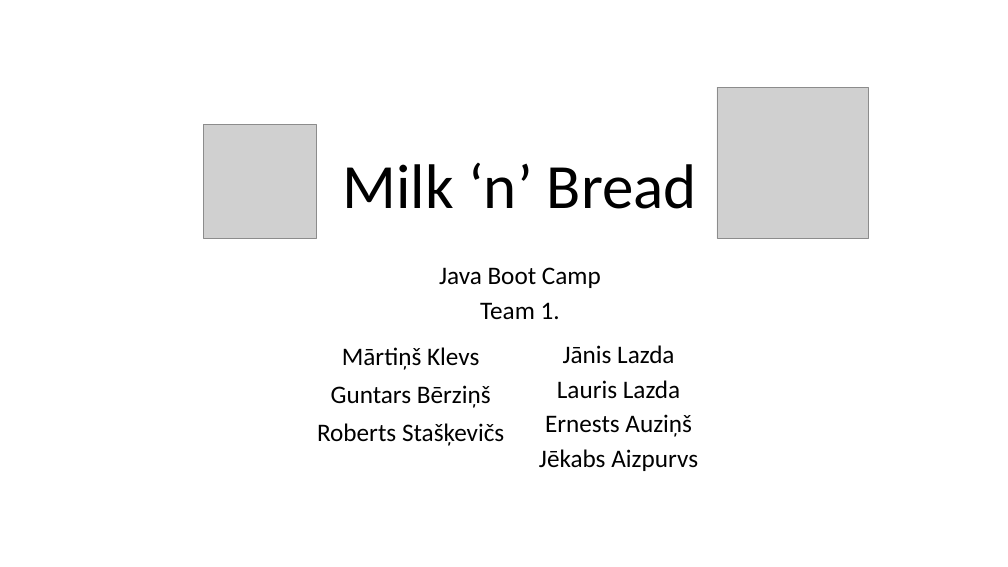
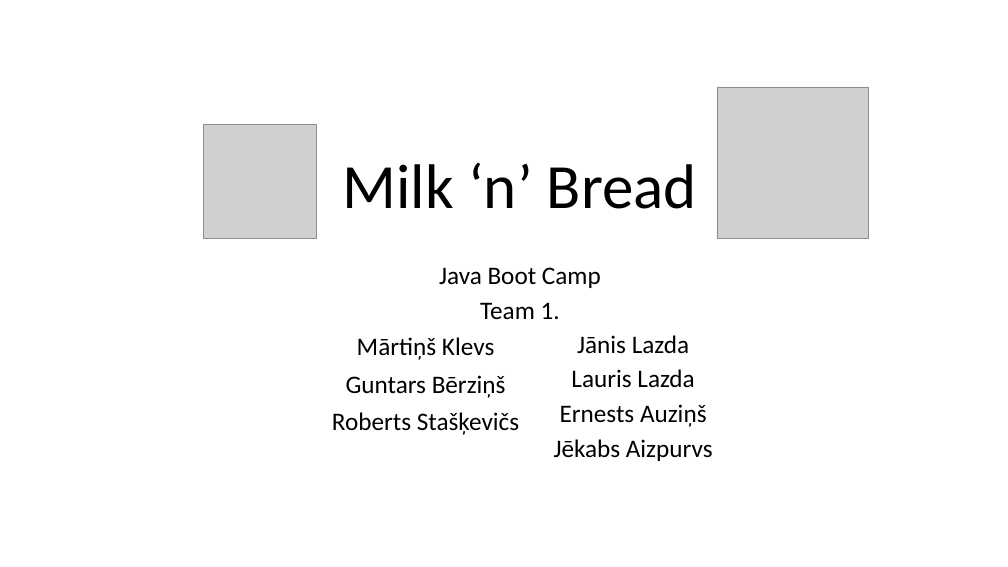
Before and after one commit to bricht/piens-un-maize, a slide deck: slide 1 of presentation/MilknBread.pptx. Drawn at 1008x567 pixels with LibreOffice and Linux fonts; fonts in the diff are those of the drawing; grey boxes stand for pictures. Boxes give left, top, right and bottom in pixels: in the first picture for what was removed or moved away, otherwise in the second. Text is boxed around its words. In the diff, an @@ line names an element or a change of style, - is before the commit and + after.

```diff
--- a/presentation/MilknBread.pptx
+++ b/presentation/MilknBread.pptx
@@ text "Mārtiņš Klevs": place and size @@
-text "Mārtiņš Klevs" at (317, 347, 504, 446)
+text "Mārtiņš Klevs" at (332, 337, 519, 435)
@@ subtitle "Jānis Lazda": place and size @@
-subtitle "Jānis Lazda" at (539, 345, 698, 471)
+subtitle "Jānis Lazda" at (554, 335, 713, 461)
```
Also in this commit, not shown: 2 other slides changed, 1 slide added.
